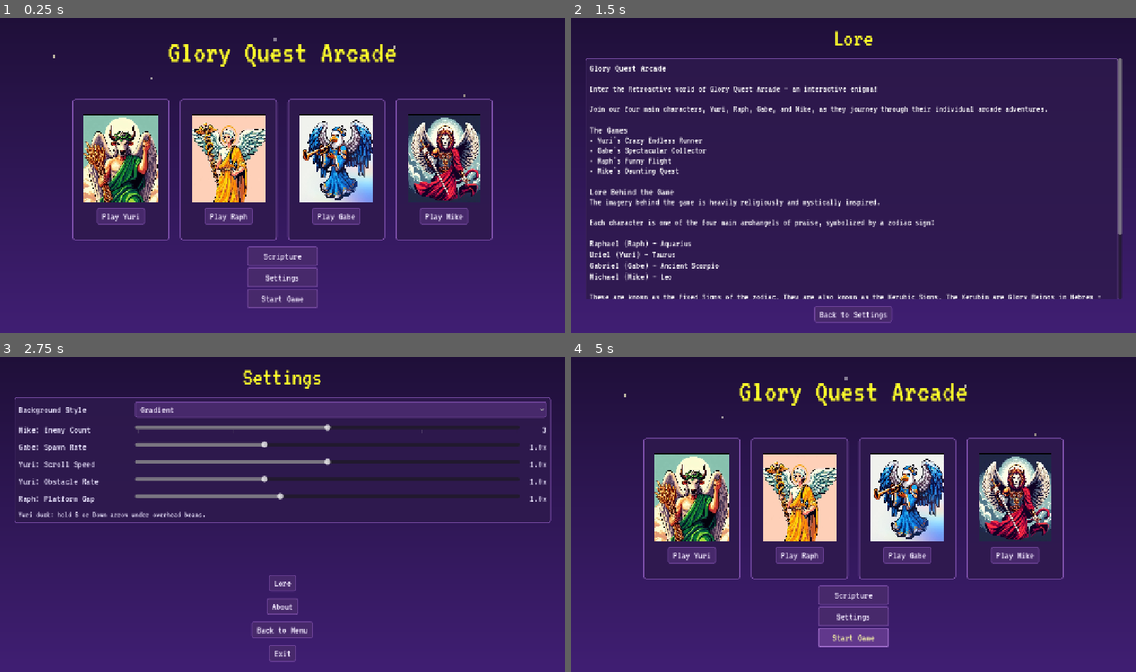
Above: before the commit, frames 1-4 (two rows, left to right).
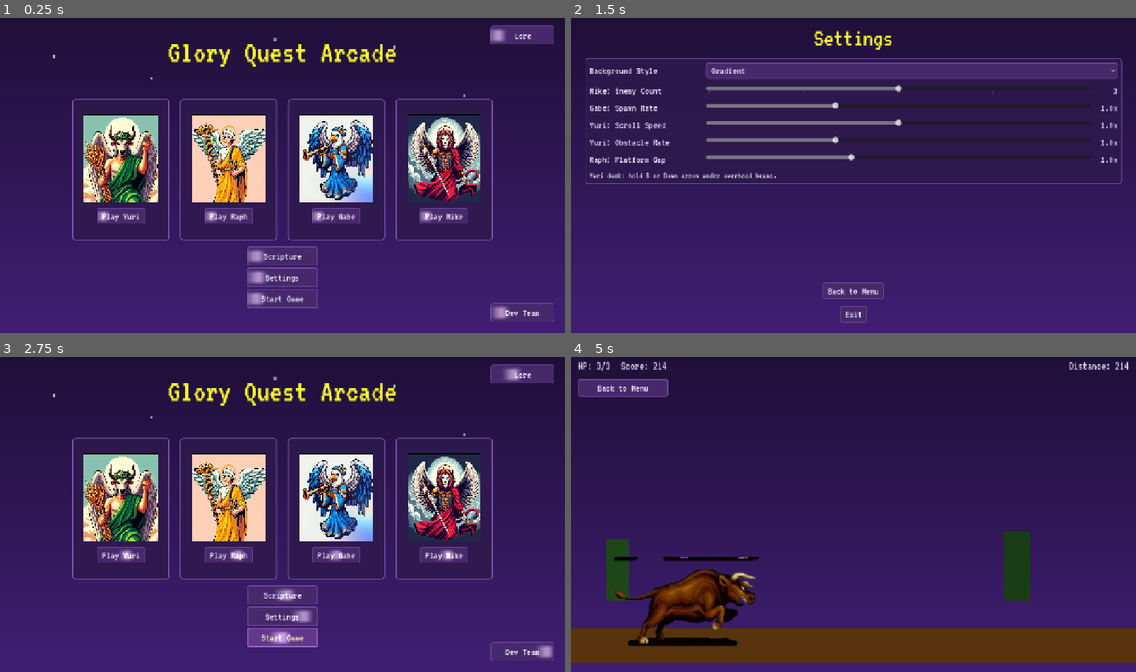
Above: after the commit, the same moments.

Repository: khrollo963/Occult-Video-Game-
Game: Godot game, scene res://scenes/UI/main_menu.tscn
The game is run twice, just before and just after one commit, with the same random seed, the same clock (stepped at 60 frames per second) and the same inputs.
Inputs (mouse positions are in pixels of both pictures, inside the frame that each line leads up to):
- Up to frame 1 (0.25 s): no input
- Up to frame 2 (1.5 s): click "Settings" at 0.5 s; click (853, 244) at 1.25 s, where only the run before the commit has a clickable "Lore"
- Up to frame 3 (2.75 s): click "Back to Settings" (after the commit: "Back to Menu") at 2 s
- Up to frame 4 (5 s): click "About" (after the commit: "Dev Team") at 2.75 s; click "Back to Settings" (after the commit: "Back to Menu") at 3.5 s; click (853, 631) at 4.25 s, where only the run before the commit has a clickable "Back to Menu"

The runs differ from the first frame. In frame 1, 1.7% of the frame differs, in the area x 17-98%, y 2-97%; in frame 2, 19%; in frame 3, 27%; in frame 4, 34%, in the area x 0-100%, y 1-98%.

Commit message:
feat(ui): reposition menu info buttons and add button sheen
Move Lore and Dev Team to main menu corners, keep Settings and Scripture centered, and add a sweeping shine overlay on menu buttons.

Co-authored-by: Cursor <cursoragent@cursor.com>

Diff:
--- /dev/null
+++ b/assets/ui/button_sheen.gdshader
@@ -0,0 +1,15 @@
+shader_type canvas_item;
+render_mode blend_add;
+
+uniform float speed = 0.55;
+uniform float band_width = 0.22;
+uniform float intensity = 0.42;
+
+void fragment() {
+	float sweep = fract(TIME * speed);
+	float leading = smoothstep(sweep - band_width, sweep, UV.x);
+	float trailing = 1.0 - smoothstep(sweep, sweep + band_width * 0.65, UV.x);
+	float band = leading * trailing;
+	float vertical_fade = smoothstep(0.08, 0.35, UV.y) * (1.0 - smoothstep(0.65, 0.92, UV.y));
+	COLOR = vec4(1.0, 0.98, 0.88, band * vertical_fade * intensity);
+}
--- a/scenes/UI/about.gd
+++ b/scenes/UI/about.gd
@@ -37,4 +37,4 @@
 
 
 func _on_back_pressed() -> void:
-	get_tree().change_scene_to_file("res://scenes/UI/settings.tscn")
+	get_tree().change_scene_to_file("res://scenes/UI/main_menu.tscn")
--- a/scenes/UI/about.tscn
+++ b/scenes/UI/about.tscn
@@ -73,6 +73,6 @@
 [node name="BackButton" type="Button" parent="MarginContainer/VBox"]
 layout_mode = 2
 size_flags_horizontal = 4
-text = "Back to Settings"
+text = "Back to Menu"
 
 [connection signal="pressed" from="MarginContainer/VBox/BackButton" to="." method="_on_back_pressed"]
--- /dev/null
+++ b/scenes/UI/button_sheen.gd
@@ -0,0 +1,29 @@
+extends RefCounted
+
+const SHEEN_SHADER := preload("res://assets/ui/button_sheen.gdshader")
+
+
+static func apply_to_button(button: Button) -> void:
+	if button.get_node_or_null("Sheen"):
+		return
+
+	button.clip_contents = true
+
+	var sheen := ColorRect.new()
+	sheen.name = "Sheen"
+	sheen.mouse_filter = Control.MOUSE_FILTER_IGNORE
+	sheen.set_anchors_preset(Control.PRESET_FULL_RECT)
+
+	var material := ShaderMaterial.new()
+	material.shader = SHEEN_SHADER
+	material.set_shader_parameter("speed", randf_range(0.45, 0.7))
+	sheen.material = material
+
+	button.add_child(sheen)
+	button.move_child(sheen, 0)
+
+
+static func apply_to_buttons(buttons: Array[Button]) -> void:
+	for button in buttons:
+		if button:
+			apply_to_button(button)
--- a/scenes/UI/lore.gd
+++ b/scenes/UI/lore.gd
@@ -53,4 +53,4 @@
 
 
 func _on_back_pressed() -> void:
-	get_tree().change_scene_to_file("res://scenes/UI/settings.tscn")
+	get_tree().change_scene_to_file("res://scenes/UI/main_menu.tscn")
--- a/scenes/UI/lore.tscn
+++ b/scenes/UI/lore.tscn
@@ -73,6 +73,6 @@
 [node name="BackButton" type="Button" parent="MarginContainer/VBox"]
 layout_mode = 2
 size_flags_horizontal = 4
-text = "Back to Settings"
+text = "Back to Menu"
 
 [connection signal="pressed" from="MarginContainer/VBox/BackButton" to="." method="_on_back_pressed"]
--- a/scenes/UI/main_menu.gd
+++ b/scenes/UI/main_menu.gd
@@ -6,6 +6,7 @@
 	"res://scenes/levels/Uriel/yuri_game.tscn",
 	"res://scenes/levels/Raphael/raph_game.tscn",
 ]
+const ButtonSheen := preload("res://scenes/UI/button_sheen.gd")
 
 @onready var _settings: Node = get_node("/root/SettingsManager")
 
@@ -14,6 +15,22 @@
 	_configure_background()
 	_apply_background()
 	_settings.background_style_changed.connect(_on_background_style_changed)
+	_apply_button_sheen()
+
+
+func _apply_button_sheen() -> void:
+	var buttons: Array[Button] = [
+		$StartButton,
+		$SettingsButton,
+		$ScriptureButton,
+		$LoreButton,
+		$AboutButton,
+		$CharacterRow/CardYuri/VBox/ButtonYuri,
+		$CharacterRow/CardRaph/VBox/ButtonRaph,
+		$CharacterRow/CardGabe/VBox/ButtonGabe,
+		$CharacterRow/CardMike/VBox/ButtonMike,
+	]
+	ButtonSheen.apply_to_buttons(buttons)
 
 
 func _configure_background() -> void:
@@ -42,6 +59,14 @@
 	get_tree().change_scene_to_file("res://scenes/UI/scripture.tscn")
 
 
+func _on_lore_button_pressed() -> void:
+	get_tree().change_scene_to_file("res://scenes/UI/lore.tscn")
+
+
+func _on_about_button_pressed() -> void:
+	get_tree().change_scene_to_file("res://scenes/UI/about.tscn")
+
+
 func _on_button_mike_pressed() -> void:
 	get_tree().change_scene_to_file(GAME_SCENES[0])
 
--- a/scenes/UI/main_menu.tscn
+++ b/scenes/UI/main_menu.tscn
@@ -247,6 +247,33 @@
 grow_vertical = 0
 text = "Scripture"
 
+[node name="LoreButton" type="Button" parent="."]
+layout_mode = 1
+anchors_preset = 1
+anchor_left = 1.0
+anchor_right = 1.0
+offset_left = -168.0
+offset_top = 24.0
+offset_right = -24.0
+offset_bottom = 68.0
+grow_horizontal = 0
+text = "Lore"
+
+[node name="AboutButton" type="Button" parent="."]
+layout_mode = 1
+anchors_preset = 3
+anchor_left = 1.0
+anchor_top = 1.0
+anchor_right = 1.0
+anchor_bottom = 1.0
+offset_left = -168.0
+offset_top = -68.0
+offset_right = -24.0
+offset_bottom = -24.0
+grow_horizontal = 0
+grow_vertical = 0
+text = "Dev Team"
+
 [connection signal="pressed" from="CharacterRow/CardYuri/VBox/ButtonYuri" to="." method="_on_button_yuri_pressed"]
 [connection signal="pressed" from="CharacterRow/CardRaph/VBox/ButtonRaph" to="." method="_on_button_raph_pressed"]
 [connection signal="pressed" from="CharacterRow/CardGabe/VBox/ButtonGabe" to="." method="_on_button_gabe_pressed"]
@@ -254,3 +281,5 @@
 [connection signal="pressed" from="StartButton" to="." method="_on_start_button_pressed"]
 [connection signal="pressed" from="SettingsButton" to="." method="_on_settings_button_pressed"]
 [connection signal="pressed" from="ScriptureButton" to="." method="_on_scripture_button_pressed"]
+[connection signal="pressed" from="LoreButton" to="." method="_on_lore_button_pressed"]
+[connection signal="pressed" from="AboutButton" to="." method="_on_about_button_pressed"]
--- a/scenes/UI/settings.gd
+++ b/scenes/UI/settings.gd
@@ -84,13 +84,5 @@
 	get_tree().change_scene_to_file("res://scenes/UI/main_menu.tscn")
 
 
-func _on_lore_pressed() -> void:
-	get_tree().change_scene_to_file("res://scenes/UI/lore.tscn")
-
-
-func _on_about_pressed() -> void:
-	get_tree().change_scene_to_file("res://scenes/UI/about.tscn")
-
-
 func _on_exit_pressed() -> void:
 	get_tree().quit()
--- a/scenes/UI/settings.tscn
+++ b/scenes/UI/settings.tscn
@@ -195,16 +195,6 @@
 text = "Yuri duck: hold S or Down arrow under overhead beams."
 autowrap_mode = 2
 
-[node name="LoreButton" type="Button" parent="MarginContainer/VBox"]
-layout_mode = 2
-size_flags_horizontal = 4
-text = "Lore"
-
-[node name="AboutButton" type="Button" parent="MarginContainer/VBox"]
-layout_mode = 2
-size_flags_horizontal = 4
-text = "About"
-
 [node name="BackButton" type="Button" parent="MarginContainer/VBox"]
 layout_mode = 2
 size_flags_horizontal = 4
@@ -221,7 +211,5 @@
 [connection signal="value_changed" from="MarginContainer/VBox/ScrollContainer/PanelContainer/VBox/YuriSpeedRow/YuriSpeedSlider" to="." method="_on_yuri_speed_slider_value_changed"]
 [connection signal="value_changed" from="MarginContainer/VBox/ScrollContainer/PanelContainer/VBox/YuriObstacleRow/YuriObstacleSlider" to="." method="_on_yuri_obstacle_slider_value_changed"]
 [connection signal="value_changed" from="MarginContainer/VBox/ScrollContainer/PanelContainer/VBox/RaphRow/RaphSlider" to="." method="_on_raph_slider_value_changed"]
-[connection signal="pressed" from="MarginContainer/VBox/LoreButton" to="." method="_on_lore_pressed"]
-[connection signal="pressed" from="MarginContainer/VBox/AboutButton" to="." method="_on_about_pressed"]
 [connection signal="pressed" from="MarginContainer/VBox/BackButton" to="." method="_on_back_pressed"]
 [connection signal="pressed" from="MarginContainer/VBox/ExitButton" to="." method="_on_exit_pressed"]
Not shown, added: assets/ui/button_sheen.gdshader.uid
Not shown, added: scenes/UI/button_sheen.gd.uid
